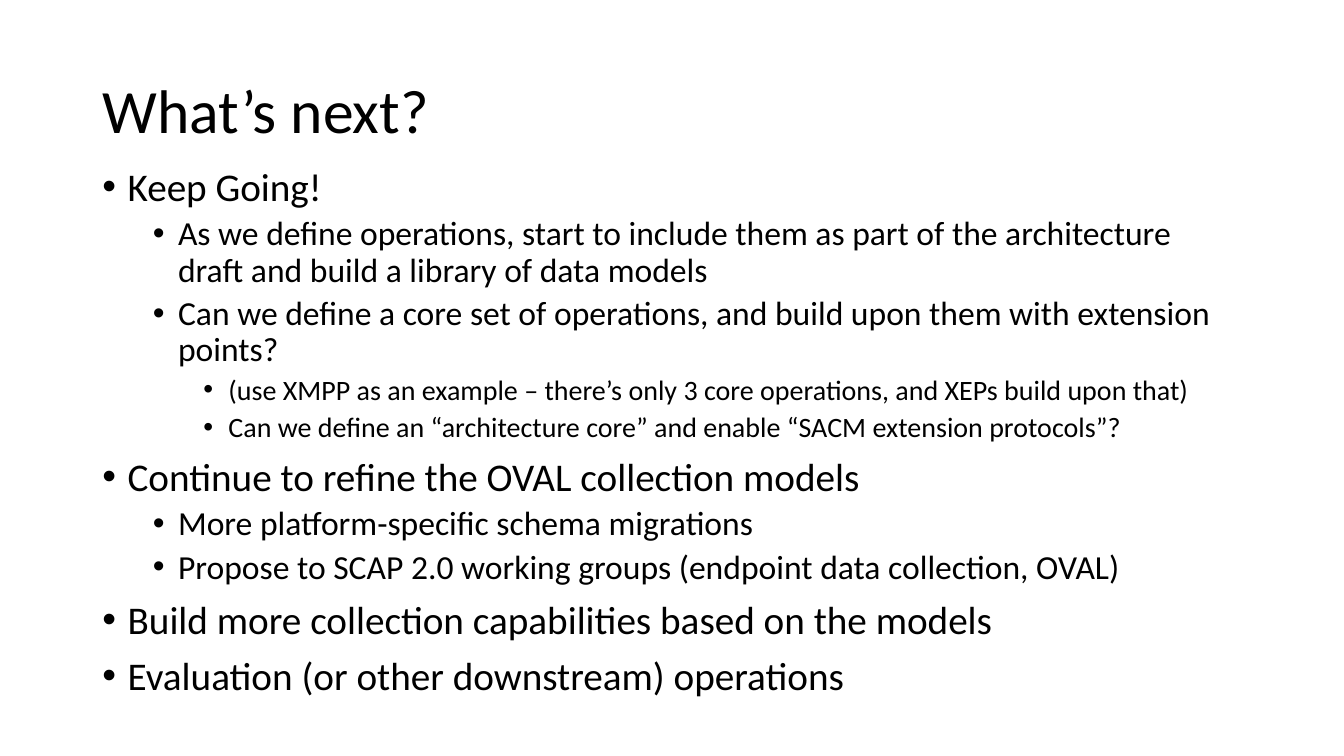
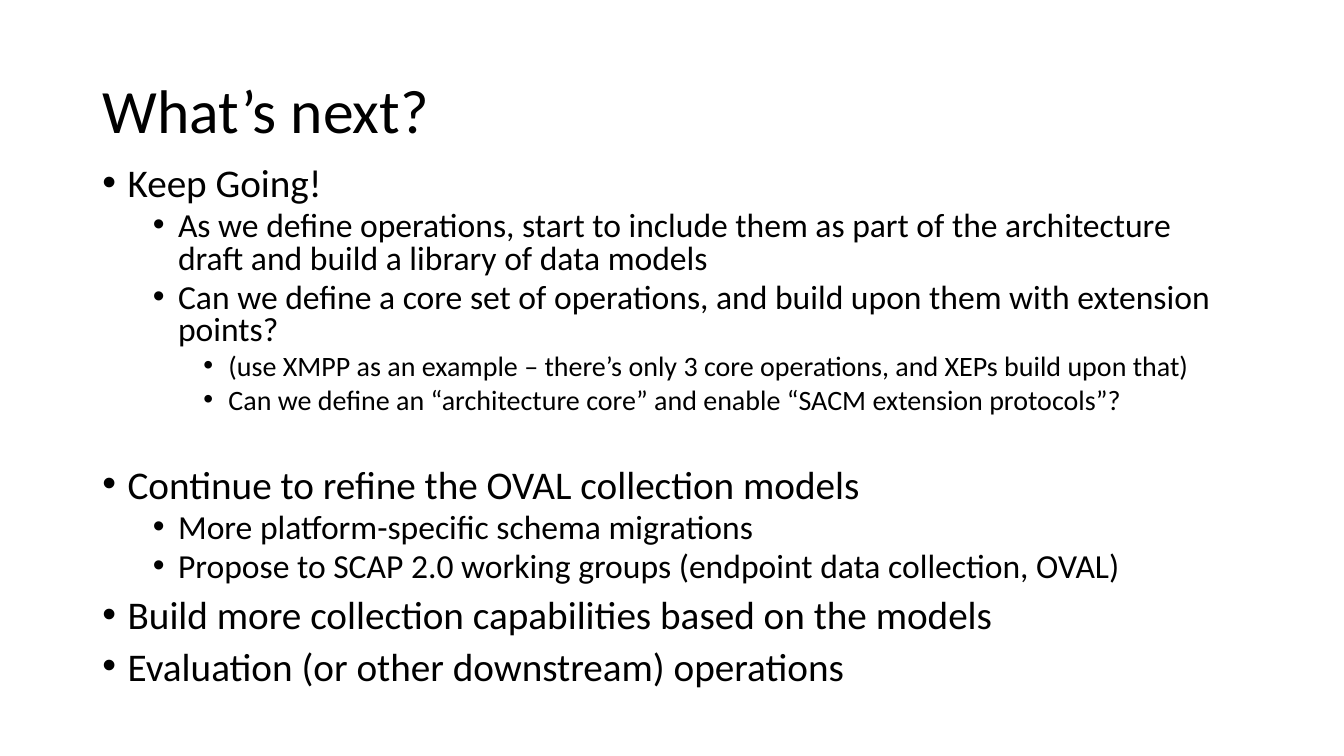
Before and after one commit to wmunyan/SACM-Sandbox, a slide deck: slide 15 of ietf-105/IETF105-Hackathon.pptx (slide 14 before the commit). Drawn at 1344x756 pixels with LibreOffice and Linux fonts; fonts in the diff are those of the drawing. Boxes give left, top, right and bottom in pixels: in the first picture for what was removed or moved away, otherwise in the second. Text is boxed around its words. In the diff, an @@ line names an element or a change of style, - is before the commit and + after.

Commit message:
Updated schemas, etc
Updated collection schemas, scratch files, etc

```diff
--- a/ietf-105/IETF105-Hackathon.pptx
+++ b/ietf-105/IETF105-Hackathon.pptx
@@ text "Keep Going!" at (x1=128, y1=170, x2=1209, y2=688): line spacing 0.9 to 0.8 @@
```
Also in this commit, not shown: 5 other slides changed, 1 slide added, 9 other files.
